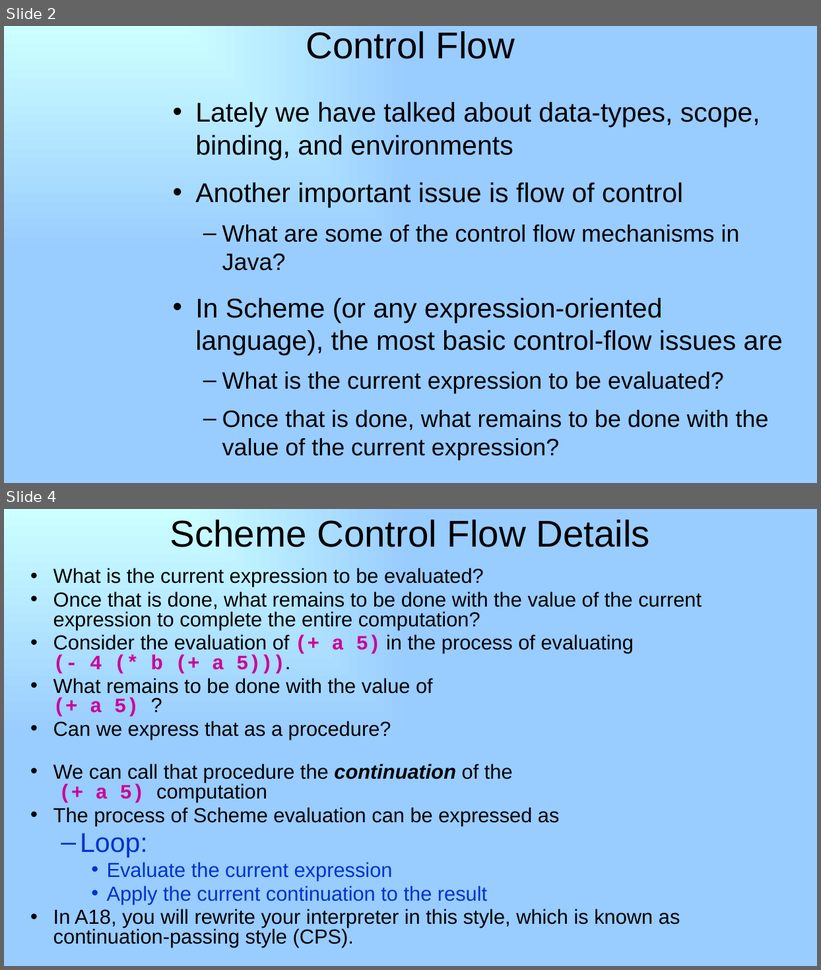
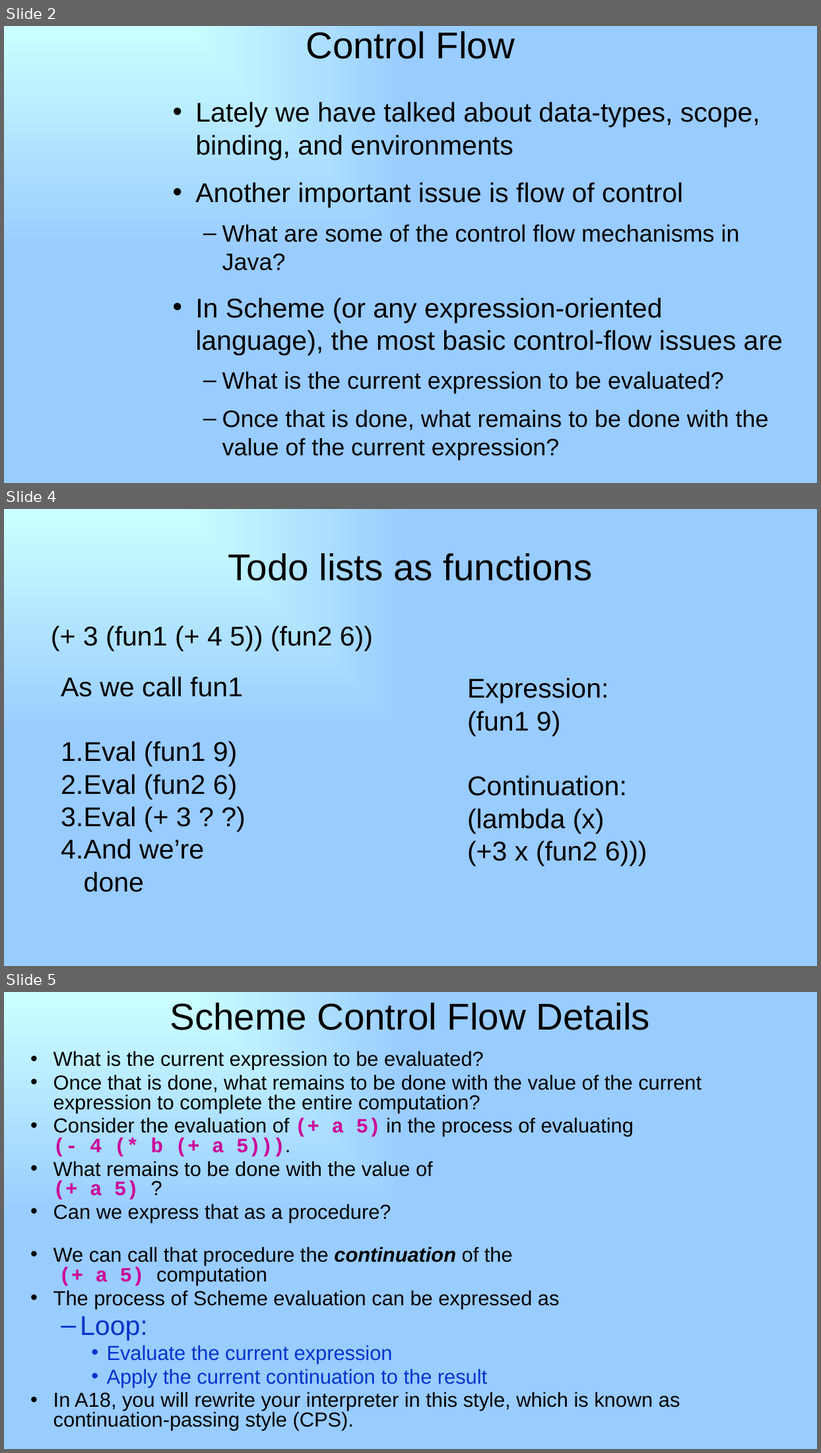
Before and after one commit to RHIT-CSSE/csse304, a slide deck: ClassMaterials/Continuations/21-continuations-and-CPS.pptx. Shown one above the other, each under a label of ours: slides 2 and 4 before the commit, slides 2, 4 and 5 after it; the slides between them are not shown. The pictures are 821x970 and 821x1453 pixels, drawn with LibreOffice and Linux fonts; fonts in the diff are those of the drawing. Boxes give left, top, right and bottom in pixels: in the first picture for what was removed or moved away, otherwise in the second. Text is boxed around its words. In the diff, an @@ line names an element or a change of style, - is before the commit and + after.

```diff
--- a/ClassMaterials/Continuations/21-continuations-and-CPS.pptx
+++ b/ClassMaterials/Continuations/21-continuations-and-CPS.pptx
@@ slide 4 added at box(4, 509, 817, 966), background gradient #CCFFFF to #99CCFF @@
@@ title added at box(228, 553, 593, 581), 44 pt, text #000000 @@
+Todo lists as functions
@@ text added at box(83, 626, 373, 651), 32 pt, text #000000 @@
+(+ 3 (fun1 (+ 4 5)) (fun2 6))
@@ text added at box(61, 677, 243, 892), 32 pt, text #000000 @@
+As we call fun1
+1. Eval (fun1 9)
+2. Eval (fun2 6)
+3. Eval (+ 3 ? ?)
+4. And we’re done
@@ text added at box(467, 678, 648, 866), 32 pt, text #000000 @@
+Expression:
+(fun1 9)
+Continuation:
+(lambda (x)
+(+3 x (fun2 6)))
@@ what was slide 4 is now slide 5 @@
```
Also in this commit, not shown: 1 other slide added, 1 slide removed, 1 other file.
